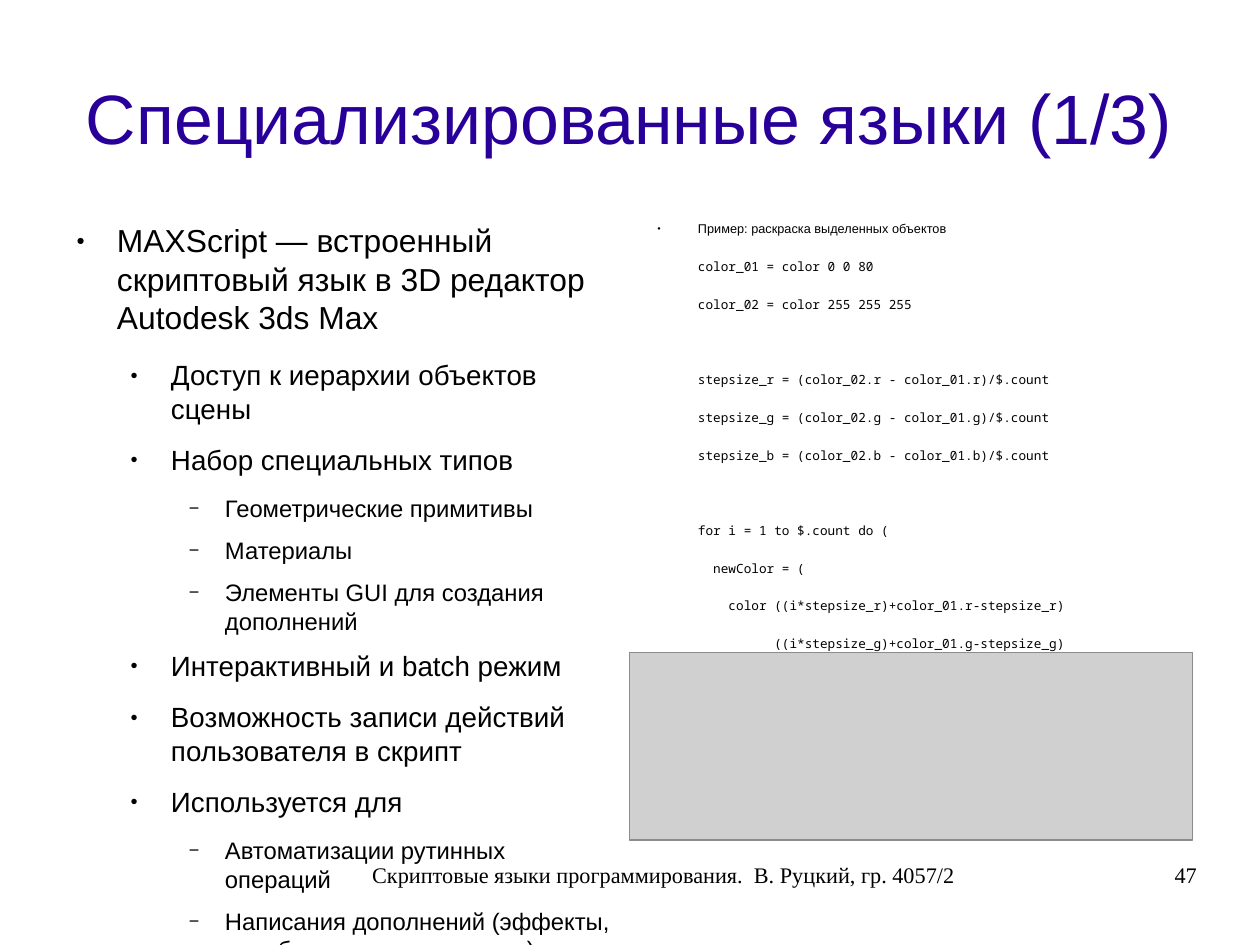
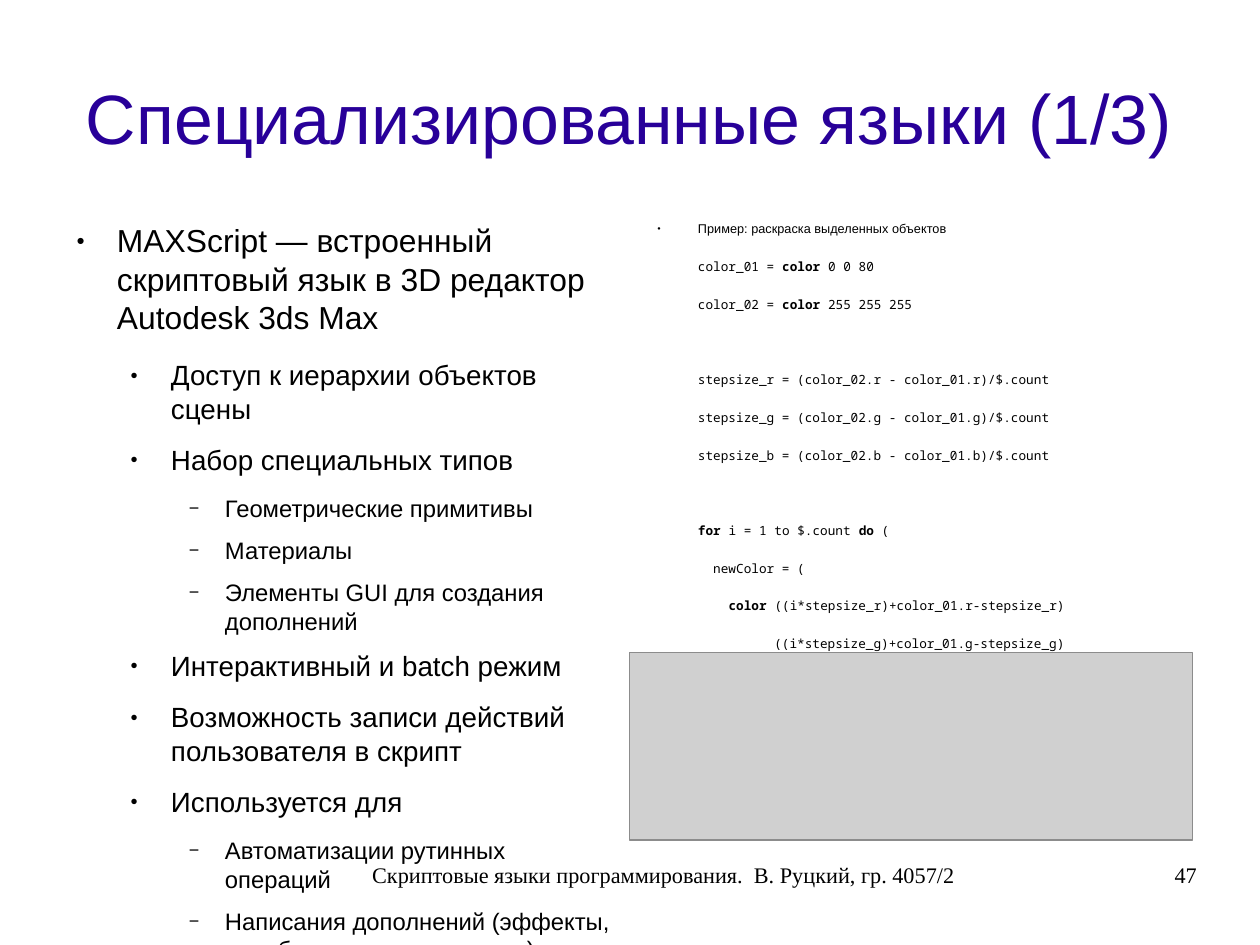
Before and after one commit to rutsky/semester07, a slide deck: slide 47 of Operation_systems/scripting_languages/40572_Rutsky_Scripting_languages.odp. Drawn at 1260x945 pixels with LibreOffice and Linux fonts; fonts in the diff are those of the drawing; grey boxes stand for pictures. Boxes give left, top, right and bottom in pixels: in the first picture for what was removed or moved away, otherwise in the second. Text is boxed around its words. In the diff, an @@ line names an element or a change of style, - is before the commit and + after.

```diff
--- a/Operation_systems/scripting_languages/40572_Rutsky_Scripting_languages.odp
+++ b/Operation_systems/scripting_languages/40572_Rutsky_Scripting_languages.odp
@@ text at <box>698,261,1065,613</box>: bold on in "color", "color", "for do", "color" @@
```
Also in this commit, not shown: 2 other slides changed, 1 other file.
